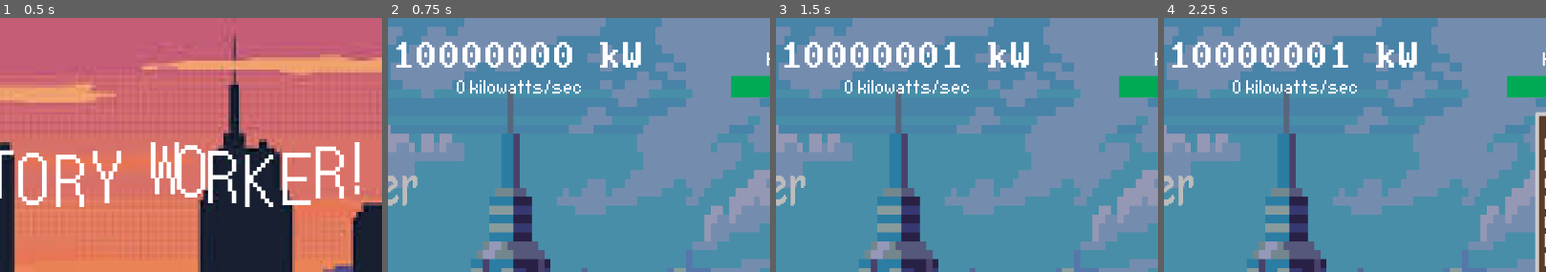
Above: before the commit, frames 1-4 (left to right).
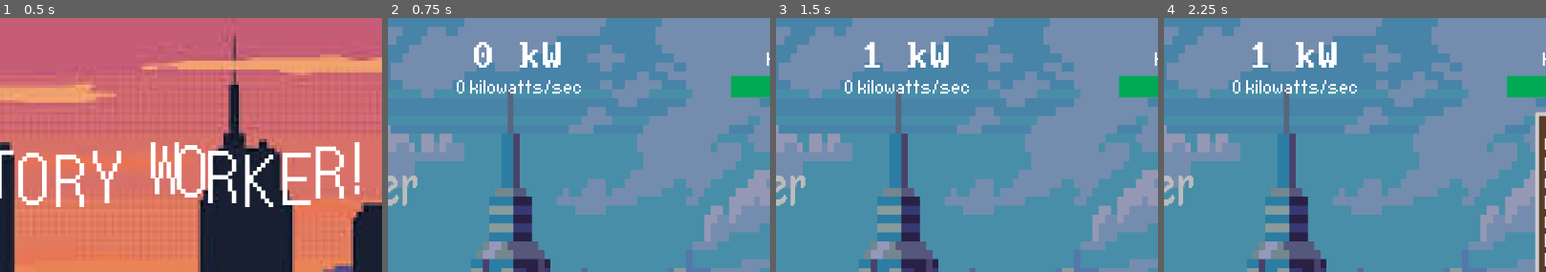
Above: after the commit, the same moments.

Repository: chu0029/SusGame
Game: Godot game, scene res://scenes/menu_start.tscn
Two runs of this game, one before a commit and one after it. Both use one fixed random seed, a clock stepped at 60 frames per second and the inputs below.
Inputs (mouse positions are % of the whole screen's width and height, from its top left):
- Up to frame 1 (0.5 s): no input
- Up to frame 2 (0.75 s): click "START?" at 0.5 s
- Up to frame 3 (1.5 s): click (50, 66) at 1.25 s
- Up to frame 4 (2.25 s): click "U P G R A D E S" at 2 s
The pictures show only the part of the screen within x 33-83%, y 0-50%; the shares and areas given below are measured in that part.

Frame 1 is identical in both runs. In frame 2, 3.1% of the frame differs, in the area x 2-67%, y 9-20%; in frame 3, 3.2%; in frame 4, 3.2%.

Commit message:
show version

Diff:
--- a/scenes/gametest.tscn
+++ b/scenes/gametest.tscn
@@ -358,7 +358,7 @@
 
 [node name="bgm" type="AudioStreamPlayer" parent="."]
 stream = ExtResource("8_18hib")
-volume_db = -3.0
+volume_db = -5.0
 bus = &"bgm"
 
 [node name="soundupgrade" type="AudioStreamPlayer" parent="."]
--- a/scripts/gametest.gd
+++ b/scripts/gametest.gd
@@ -22,13 +22,15 @@
 #export labels (i forgor why we need this)
 @export var healthbutton: Label
 
-var power: int = 10000000 #set all variables needed to increase power
+var power: int = 0 #set all variables needed to increase power
 var multiplier : int = 1
 var automult : int = 0
 
 #costs to be stored in an array for tidying purposes
 #IN ORDER: 0solar 1wind 2biomass 3geother 4hydroel 5nuclear
 var costs = [25,100,500,10000,50000,1000000]
+var costn = [25,100,500,10000,50000,1000000]
+var nonsuscount = [0,0,0,0,0,0]
 
 #amount of sustainable upgrades player has acquired
 var solarpanelcount : int = 0
